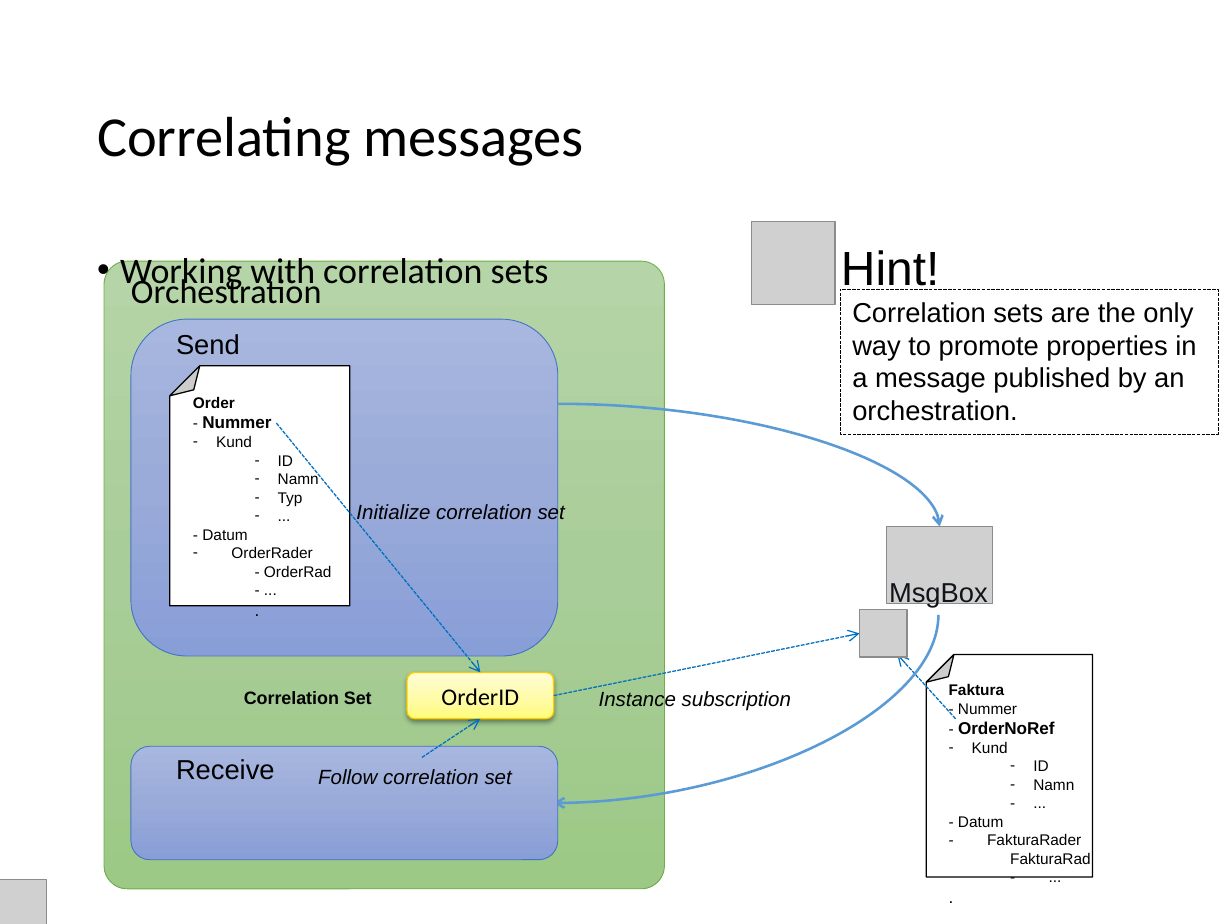
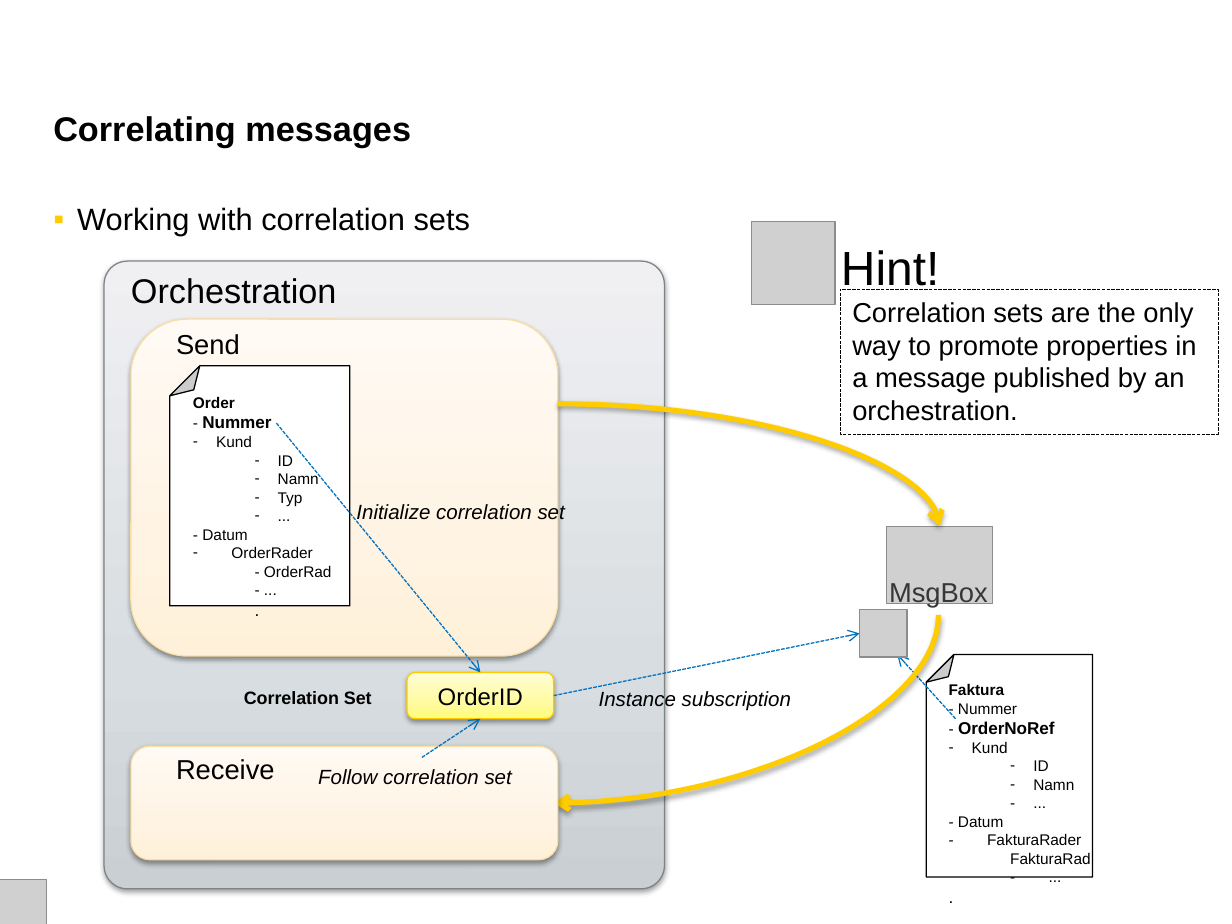
Before and after one commit to wmmihaa/BizTalk-Server---Developing-Integration-Solutions, a slide deck: slide 9 of Slides/Module 10 - Applied Orchestration Techniques.pptx. Drawn at 1232x924 pixels with LibreOffice and Linux fonts; fonts in the diff are those of the drawing; grey boxes stand for pictures. Boxes give left, top, right and bottom in pixels: in the first picture for what was removed or moved away, otherwise in the second. Text is boxed around its words. In the diff, an @@ line names an element or a change of style, - is before the commit and + after.

```diff
--- a/Slides/Module 10 - Applied Orchestration Techniques.pptx
+++ b/Slides/Module 10 - Applied Orchestration Techniques.pptx
@@ title "Correlating messages": place and size @@
-title "Correlating messages" at box(97, 116, 584, 166)
+title "Correlating messages" at box(53, 116, 411, 147)
@@ title "Correlating messages" at box(53, 116, 411, 147): size 33 to 20 pt, font Calibri to Arial, bold on; line spacing 0.9 to 1 @@
@@ text "Working with correlation sets": place and size @@
-text "Working with correlation sets" at box(120, 253, 549, 292)
+text "Working with correlation sets" at box(77, 207, 470, 236)
@@ text "Working with correlation sets" at box(77, 207, 470, 236): size 21 to 18 pt, font Calibri to Arial; bullet • to ▪; line spacing 0.9 to 1 @@
@@ rounded rectangle "Orchestration" at box(103, 261, 664, 890): font Calibri to Arial; fill gradient #B5D5A7 to #AACE9A to #9CC987 to gradient #C9D0D4 to #D8DEE0 to #F0F2F3; outline #70AD47 0.5 pt to #7C8589 0.75 pt; shadow on @@
@@ rounded rectangle at box(131, 319, 557, 655): fill gradient #A8B7DF to #9AABD9 to #889ED7 to gradient #FFF1DA to #FFF5E4 to #FFFBF5; outline #4472C4 0.5 pt to #FBDEA4 0.75 pt; shadow on @@
@@ curved arrow (558, 404) - (940, 526): stroke #5B9BD5 1.5 pt to #FFCC00 3 pt @@
@@ text "MsgBox" at box(889, 583, 988, 608): text colour #11151A to #373737 @@
@@ curved arrow (939, 615) - (553, 803): stroke #5B9BD5 1.5 pt to #FFCC00 3 pt @@
@@ rounded rectangle "OrderID" at box(407, 673, 553, 719): font Calibri to Arial @@
@@ rounded rectangle at box(131, 747, 557, 860): fill gradient #A8B7DF to #9AABD9 to #889ED7 to gradient #FFF1DA to #FFF5E4 to #FFFBF5; outline #4472C4 0.5 pt to #FBDEA4 0.75 pt; shadow on @@
```
Also in this commit, not shown: 25 other slides changed, 1 slide added, 16 other files.
